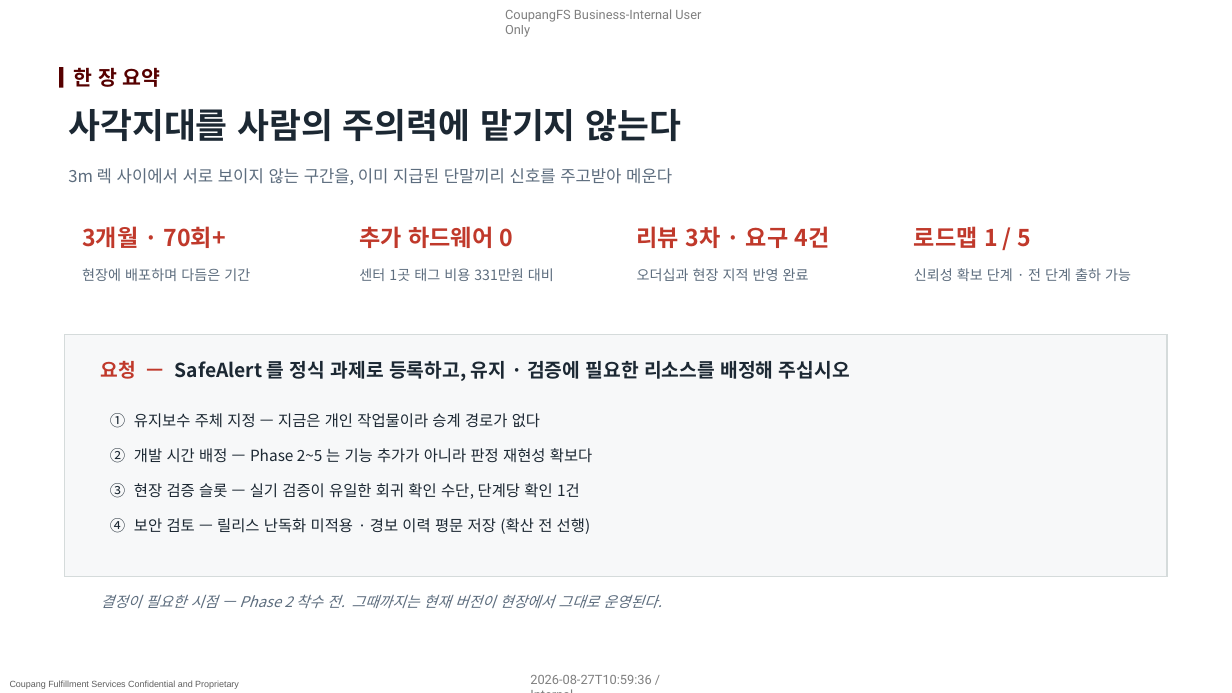
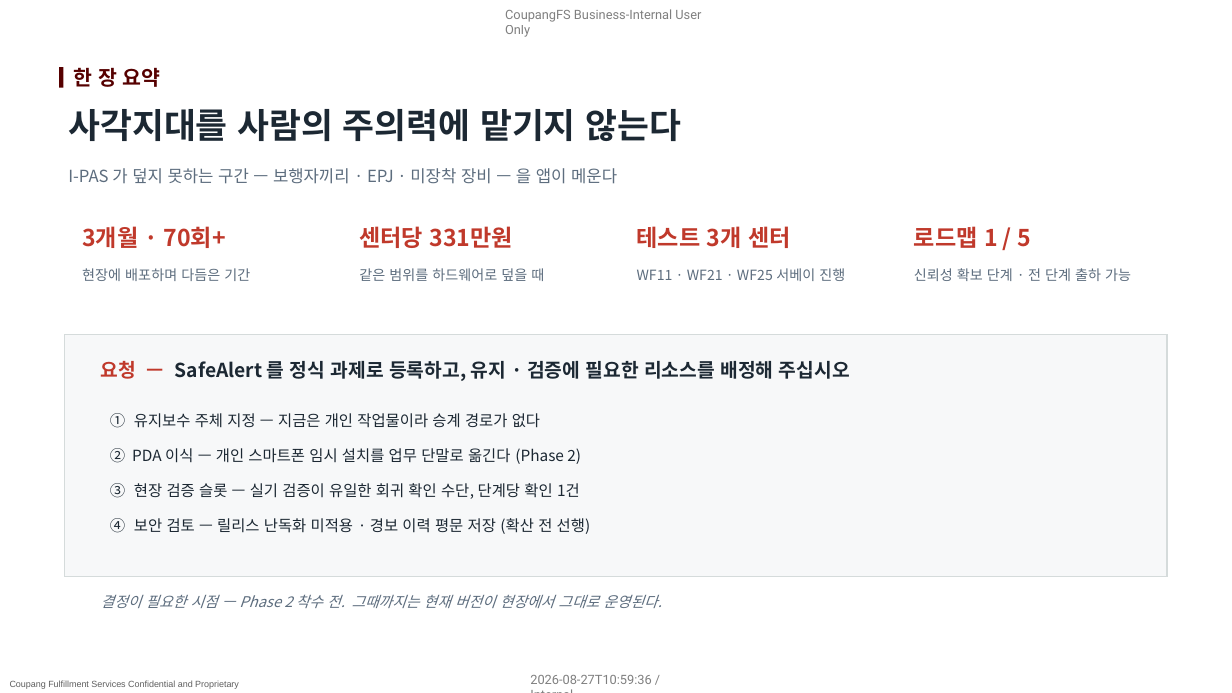
Before and after one commit to pslymzero-cyber/SafeAlert, a slide deck: slide 3 of docs/presentation/company_form/SafeAlert_보고_2026.08.pptx. Drawn at 1232x693 pixels with LibreOffice and Linux fonts; fonts in the diff are those of the drawing; background and template pictures are left out. Boxes give left, top, right and bottom in pixels: in the first picture for what was removed or moved away, otherwise in the second. Text is boxed around its words. In the diff, an @@ line names an element or a change of style, - is before the commit and + after.

```diff
--- a/docs/presentation/company_form/SafeAlert_보고_2026.08.pptx
+++ b/docs/presentation/company_form/SafeAlert_보고_2026.08.pptx
@@ text at bbox=[68, 168, 617, 184]: text changed @@
-3m 렉 사이에서 서로 보이지 않는 구간을, 이미 지급된 단말끼리 신호를 주고받아 메운다
+I-PAS 가 덮지 못하는 구간 — 보행자끼리 · EPJ · 미장착 장비 — 을 앱이 메운다
@@ text at bbox=[359, 226, 513, 248]: text changed @@
-추가 하드웨어 0
+센터당 331만원
@@ text at bbox=[637, 226, 791, 248]: text changed @@
-리뷰 3차 · 요구 4건
+테스트 3개 센터
@@ text at bbox=[359, 268, 544, 281]: text changed @@
-센터 1곳 태그 비용 331만원 대비
+같은 범위를 하드웨어로 덮을 때
@@ text at bbox=[637, 268, 845, 281]: text changed @@
-오더십과 현장 지적 반영 완료
+WF11 · WF21 · WF25 서베이 진행
@@ text at bbox=[110, 448, 581, 464]: text changed @@
-② 개발 시간 배정 — Phase 2~5 는 기능 추가가 아니라 판정 재현성 확보다
+② PDA 이식 — 개인 스마트폰 임시 설치를 업무 단말로 옮긴다 (Phase 2)
```
Also in this commit, not shown: 10 other slides changed, 2 slides added, 1 slide removed, 2 other files.
